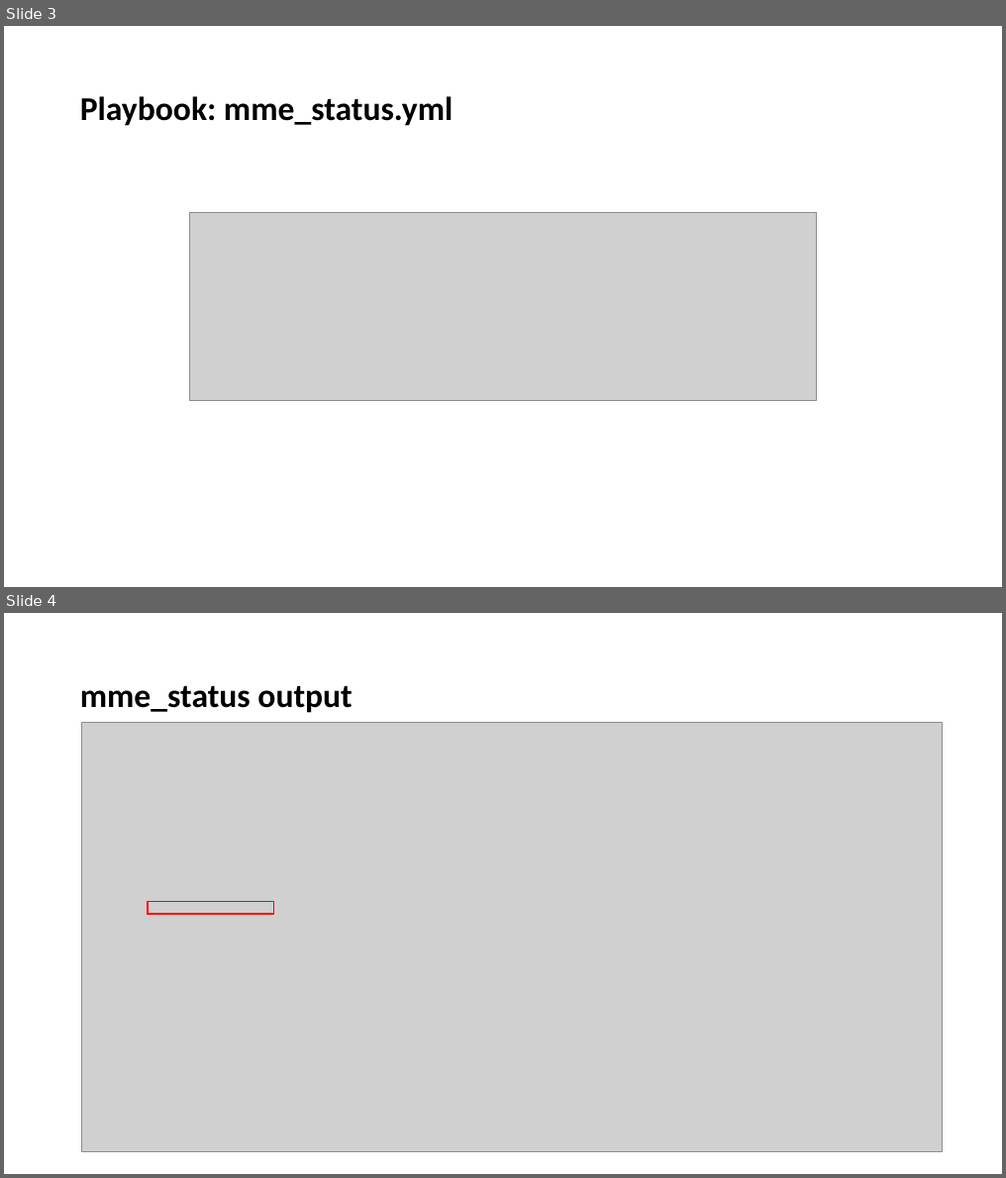
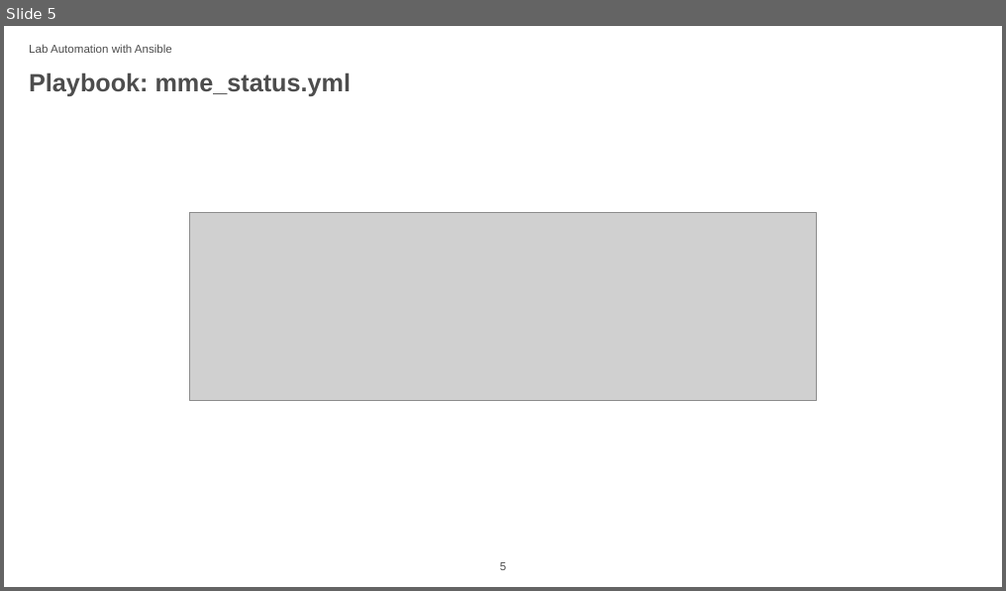
Before and after one commit to harshal-vaze/Automation-with-Ansible, a slide deck: Lab Automation.pptx. Shown one above the other, each under a label of ours: slides 3 and 4 before the commit, slide 5 after it. The pictures are 1006x1178 and 1006x591 pixels, drawn with LibreOffice and Linux fonts; fonts in the diff are those of the drawing; grey boxes stand for pictures; background and template pictures are left out. Boxes give left, top, right and bottom in pixels: in the first picture for what was removed or moved away, otherwise in the second. Text is boxed around its words. In the diff, an @@ line names an element or a change of style, - is before the commit and + after.

```diff
--- a/Lab Automation.pptx
+++ b/Lab Automation.pptx
@@ slide 4 removed at bbox=[4, 613, 1002, 1174], background #FFFFFF @@
@@ title removed at bbox=[80, 685, 351, 713] @@
-mme_status output
@@ picture removed at bbox=[81, 723, 943, 1152] @@
@@ rectangle removed at bbox=[148, 902, 273, 914] @@
@@ what was slide 3 is now slide 5 @@
@@ slide 5 changed as well @@
@@ text added at bbox=[29, 44, 172, 53], 11 pt, text #4D4D4D @@
+Lab Automation with Ansible
@@ title "Playbook: mme_status.yml": place and size @@
-title "Playbook: mme_status.yml" at bbox=[80, 96, 452, 126]
+title "Playbook: mme_status.yml" at bbox=[29, 73, 350, 96]
@@ title "Playbook: mme_status.yml" at bbox=[29, 73, 350, 96]: size 32 to 24 pt, font Calibri to Arial, text colour #000000 to #4D4D4D; vertical alignment middle to top @@
@@ page number added at bbox=[500, 563, 506, 570], 11 pt, text #4B4B4B @@
+5
```
Also in this commit, not shown: 3 other slides changed, 15 slides added, 1 other file.
